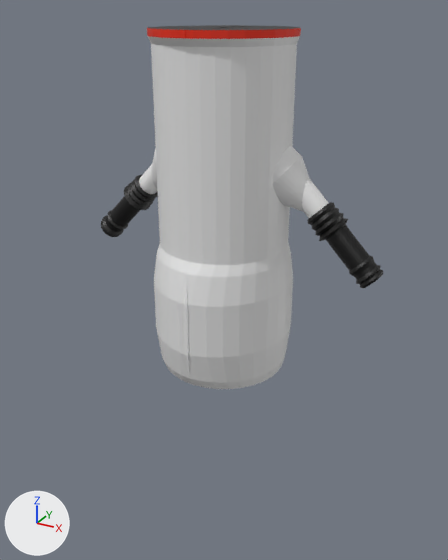
The FBX model Assets/pipeEnd.fbx: old version first, new version second.
Before and after are seen from a 50 mm camera at (0.441, -0.802, 0.625) aimed at (-0.002, 0.004, 0.222). Arrows for +X, +Y and +Z are at lower left; the lights stay in place. Where no turn or scale is listed for an object, it has been applied to the vertices. Vertices at the same position are counted once.

In view in the first picture: 'Цилиндр'.
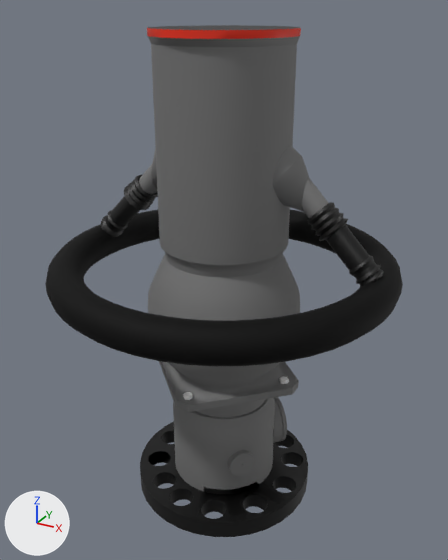
Where the newer file only moved an object's origin or applied its transform, the numbers keep the older frame.

Changed parts and their boxes [x1, y1, x2, y2] in the pictures (448 x 560 px; the box of a moved part takes in the faces that stretch with it):
'Цилиндр', recoloured, reshaped (41% taller): before [101, 25, 383, 389]; after [101, 25, 383, 537]
'Тор.001', added (black): after [45, 210, 403, 366]
'Cylinder.001', added: after [228, 450, 255, 476]
'Cylinder', added: after [273, 397, 287, 443]
'Цилиндр.002', added: after [183, 376, 289, 400]
part 1 of me_цилиндр_002, built on: before [154, 243, 293, 389]; after [140, 250, 308, 537]
part 2 of me_цилиндр_002, moved or reshaped: [148, 25, 300, 47] in both

The change, as a list of edits to the scene's bpy script:
```text
Change mat_материал:
    mat_материал.base_color: (0.8, 0.8, 0.8) -> (0.214, 0.214, 0.214)  # white #e7e7e7 -> grey #7f7f7f
Add mat_material:
    mat_material = principled_material('Material')
    mat_material.base_color = (0.0, 0.0, 0.0)  # black #000000
    mat_material.metallic = 0.496
    mat_material.roughness = 0.76
Change me_цилиндр_002:
    used by ob_цилиндр; location = (0.0, 0.0, 0.3)
    remove me_цилиндр_002.from_pydata(...)  # 2167 vertices, 2064 faces; spans x -0.249..0.249, y -0.123..0.135, z -0.217..0.3
    add me_цилиндр_002.from_pydata(...)  # 3468 vertices, 2869 faces; spans x -0.249..0.249, y -0.154..0.154, z -0.475..0.3
    me_цилиндр_002 part 1: 260 vertices moved from x -0.109..0.109, y -0.121..0.135, z -0.201..0.149 to x -0.124..0.124, y -0.122..0.13, z -0.17..0.149; 125 vertices removed from x -0.1..0.1, y -0.123..0.133, z -0.217..0.098; 1430 vertices added at x -0.154..0.154, y -0.154..0.154, z -0.475..-0.019
    me_цилиндр_002 part 2: 2 vertices moved from x -0.016..0.016, y -0.107, z 0.29 to x -0.018..0.018, y -0.107, z 0.29; 8 vertices removed from x -0.005..0.005, y -0.109..0.109, z 0.29..0.3; 4 vertices added at x 0.0, y -0.109..0.109, z 0.29..0.3
Add me_цилиндр_002_1:
    me_цилиндр_002_1.from_pydata(...)  # 72 vertices, 56 faces; spans x -0.128..0.121, y -0.124..0.129, z -0.004..0.002
Add me_cylinder_015:
    me_cylinder_015.from_pydata(...)  # 128 vertices, 98 faces; spans x -0.0268..0.0195, y -0.0208..0.0273, z -0.0223..0.0223
    me_cylinder_015.materials.append(mat_материал)  # grey #7f7f7f
Add me_тор_002:
    me_тор_002.from_pydata(...)  # a torus around z (ring radius 0.247, tube radius 0.028) spanning x -0.275..0.275, y -0.274..0.274, z -0.028..0.028
    me_тор_002.materials.append(mat_material)  # black #000000
Add me_cylinder_014:
    me_cylinder_014.from_pydata(...)  # 288 vertices, 258 faces; spans x 0.0218..0.1033, y 0.0259..0.1025, z -0.1073..-0.0209
    me_cylinder_014.materials.append(mat_материал)  # grey #7f7f7f
Add ob_цилиндр_002:
    ob_цилиндр_002 = bpy.data.objects.new('Цилиндр.002', me_цилиндр_002_1)
    ob_цилиндр_002.location = (-0.001, 0.0, 0.073)
Add ob_cylinder_001:
    ob_cylinder_001 = bpy.data.objects.new('Cylinder.001', me_cylinder_015)
    ob_cylinder_001.location = (0.067, -0.062, -0.07)
Add ob_тор_001:
    ob_тор_001 = bpy.data.objects.new('Тор.001', me_тор_002)
    ob_тор_001.location = (0.0, 0.0, 0.247)
Add ob_cylinder:
    ob_cylinder = bpy.data.objects.new('Cylinder', me_cylinder_014)
    ob_cylinder.location = (0.0, 0.0, 0.0)
```
